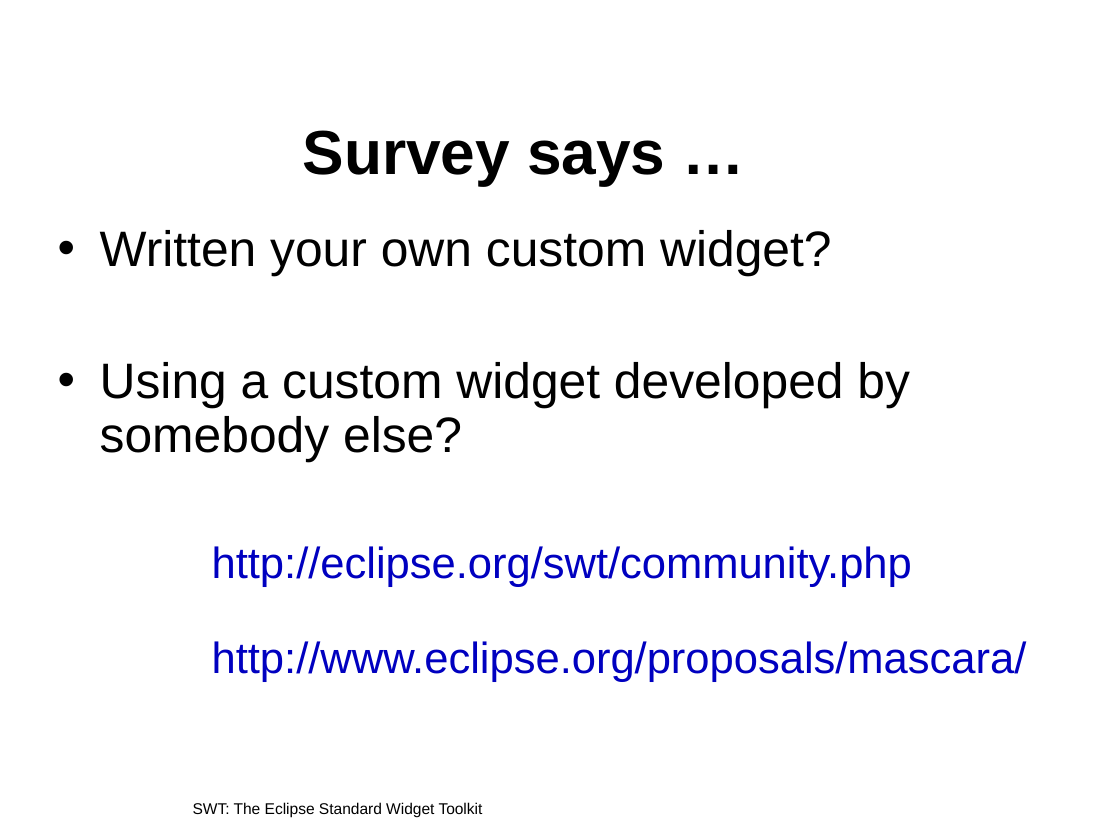
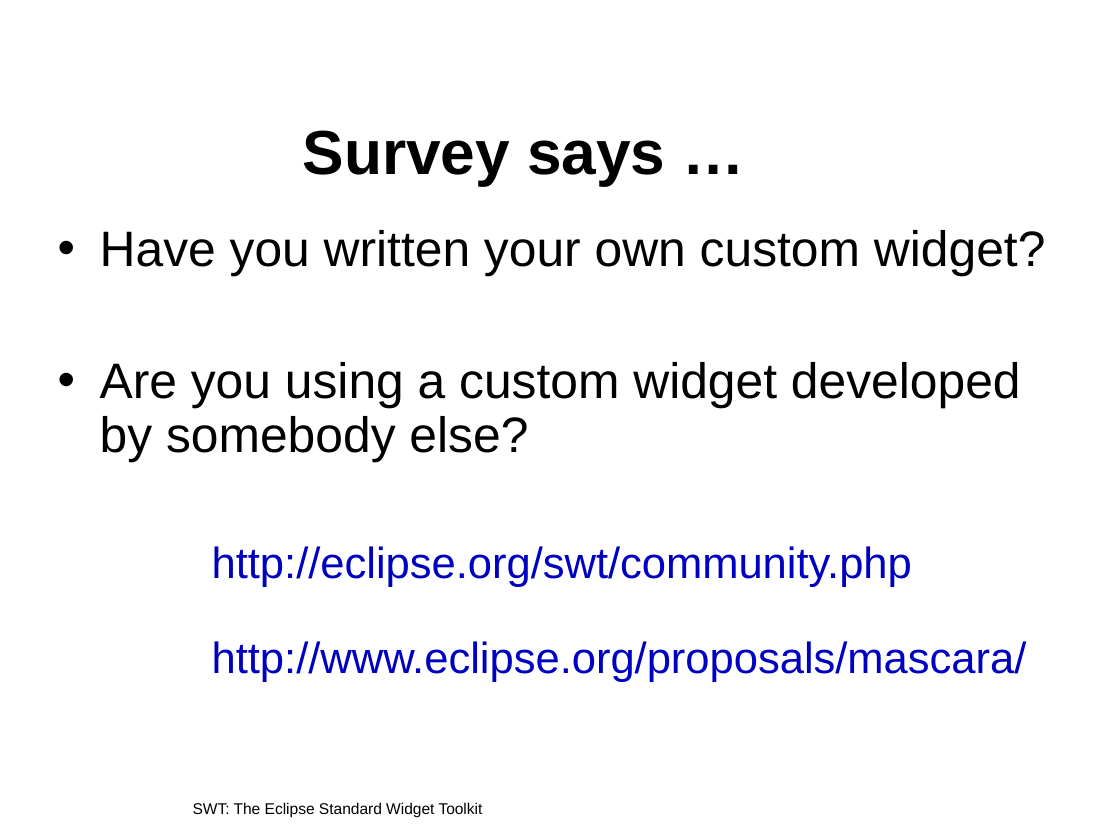
Before and after one commit to eclipse-platform/www.eclipse.org-eclipse, a slide deck: slide 4 of tutorials/oopsla2005/t22-irvine.ppt. Drawn at 1120x840 pixels with LibreOffice and Linux fonts; fonts in the diff are those of the drawing; background and template pictures are left out. Boxes give left, top, right and bottom in pixels: in the first picture for what was removed or moved away, otherwise in the second. Text is boxed around its words. In the diff, an @@ line names an element or a change of style, - is before the commit and + after.

```diff
--- a/tutorials/oopsla2005/t22-irvine.ppt
+++ b/tutorials/oopsla2005/t22-irvine.ppt
@@ text at (x1=100, y1=230, x2=1046, y2=462): text changed @@
-• Written your own custom widget?
-• Using a custom widget developed by somebody else?
+• Have you written your own custom widget?
+• Are you using a custom widget developed by somebody else?
```
Also in this commit, not shown: 9 other slides changed.
